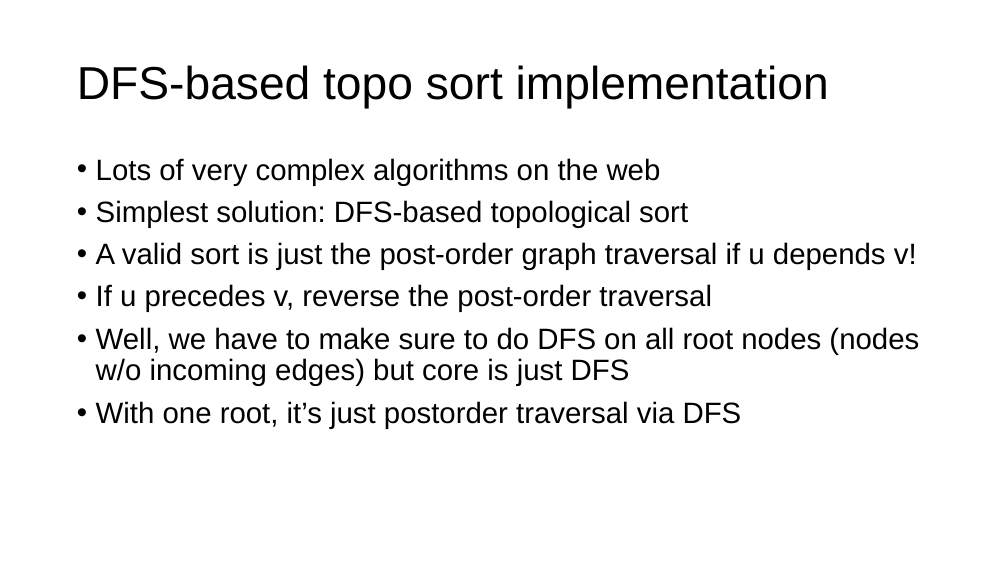
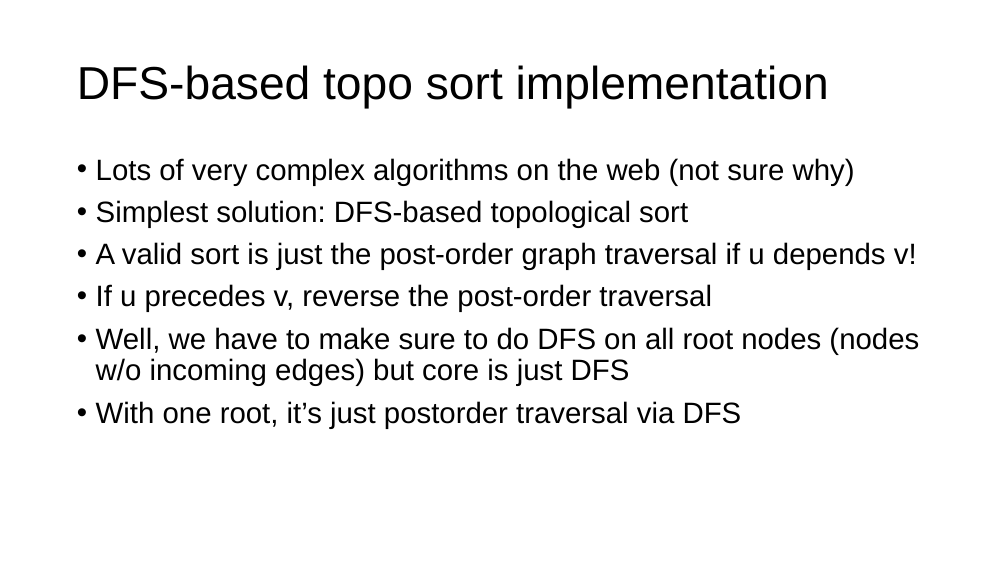
Before and after one commit to parrt/msds689, a slide deck: slide 22 of notes/graphs.pptx (slide 21 before the commit). Drawn at 1008x567 pixels with LibreOffice and Linux fonts; fonts in the diff are those of the drawing; background and template pictures are left out. Boxes give left, top, right and bottom in pixels: in the first picture for what was removed or moved away, otherwise in the second. Text is boxed around its words. In the diff, an @@ line names an element or a change of style, - is before the commit and + after.

```diff
--- a/notes/graphs.pptx
+++ b/notes/graphs.pptx
@@ text at box(96, 158, 855, 186): text changed @@
-• Lots of very complex algorithms on the web
+• Lots of very complex algorithms on the web (not sure why)
```
Also in this commit, not shown: 2 other slides changed, 1 slide added, 1 other file.
